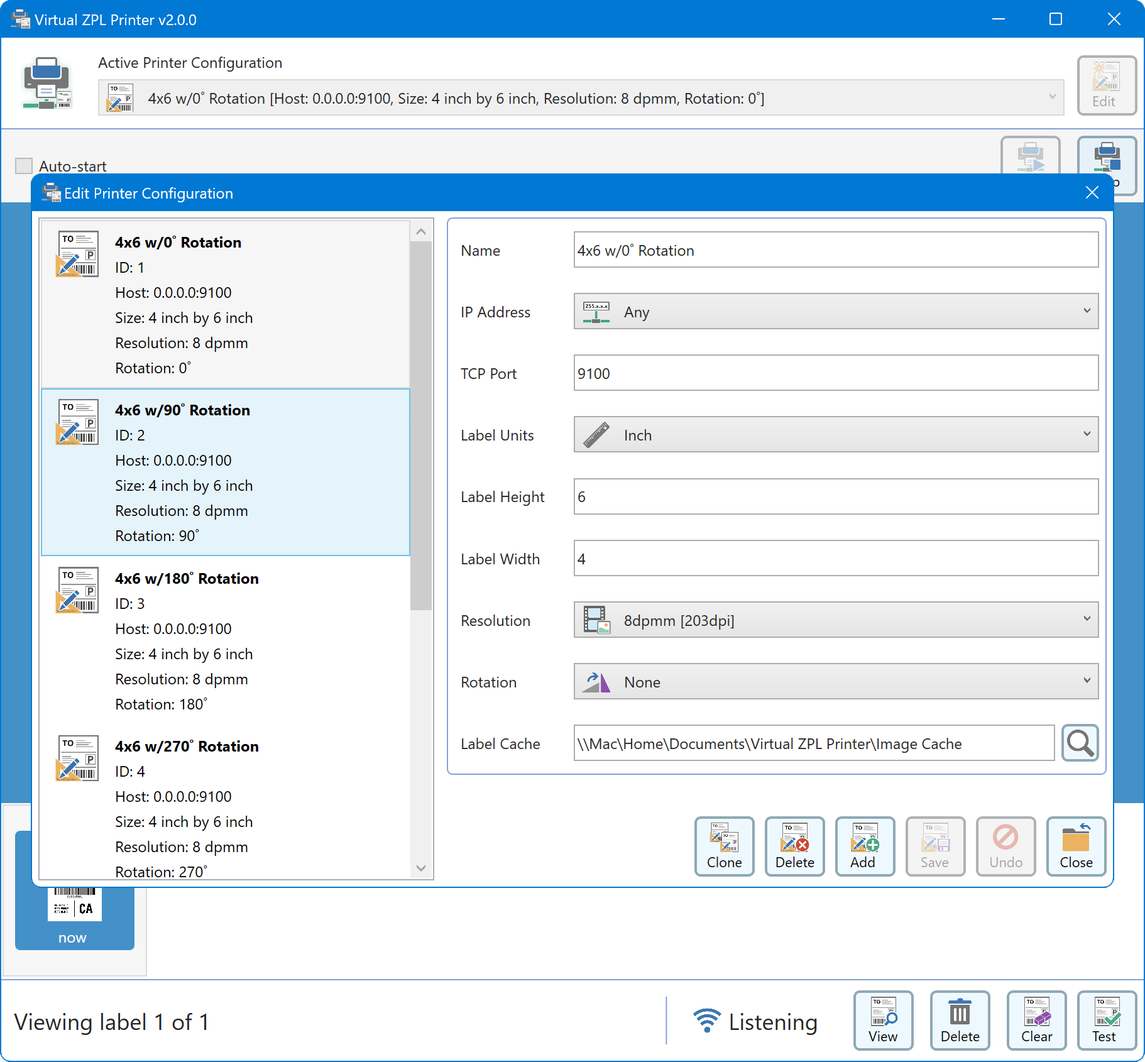
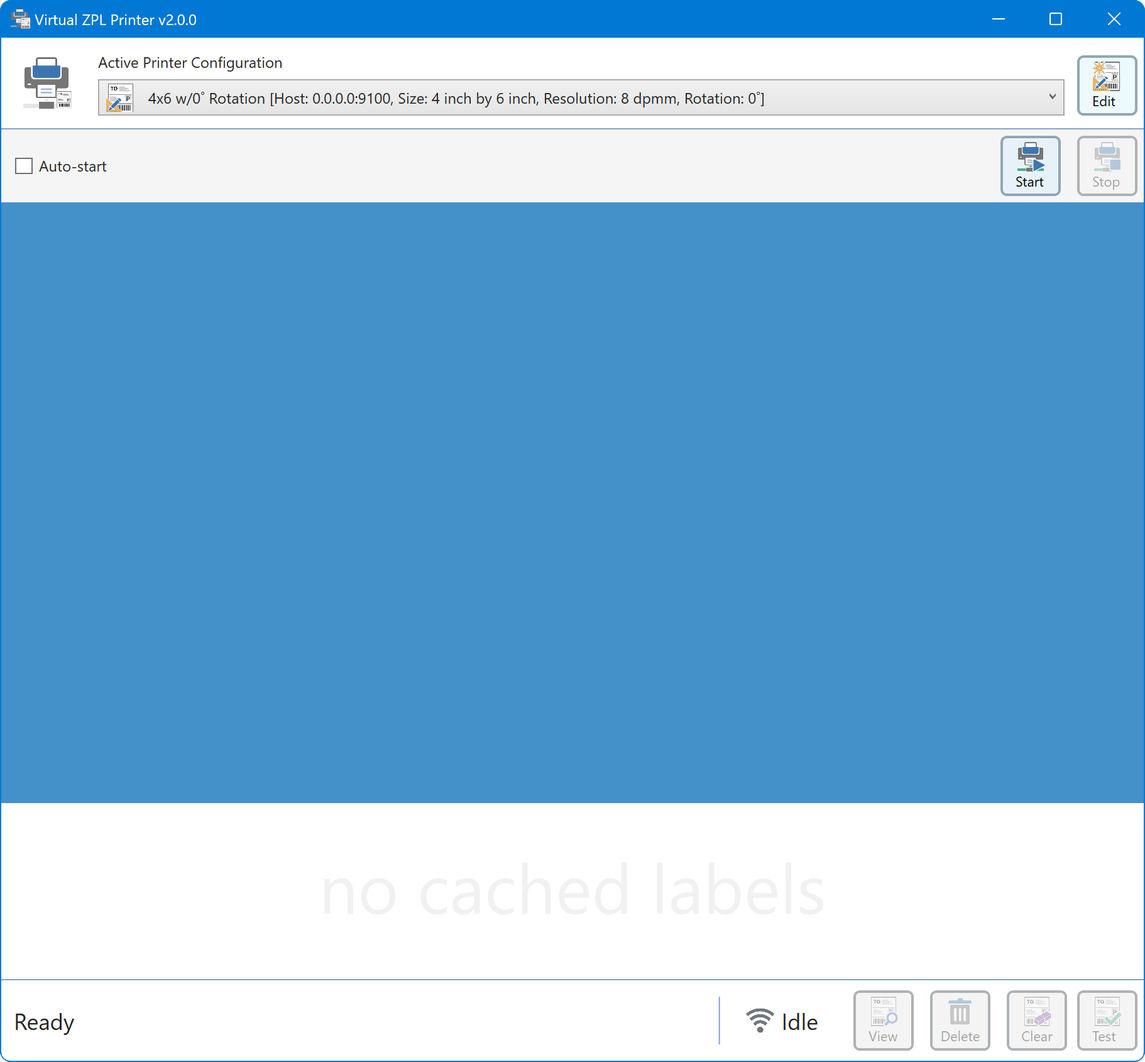
Layers edited between the first and the second 1145×1062 image:
removed layer "Layer 4" over <box>30,173,1114,888</box>
removed layer "Layer 2" over <box>2,55,1138,1051</box>
showed "Layer 1" over <box>2,55,1138,1051</box>
